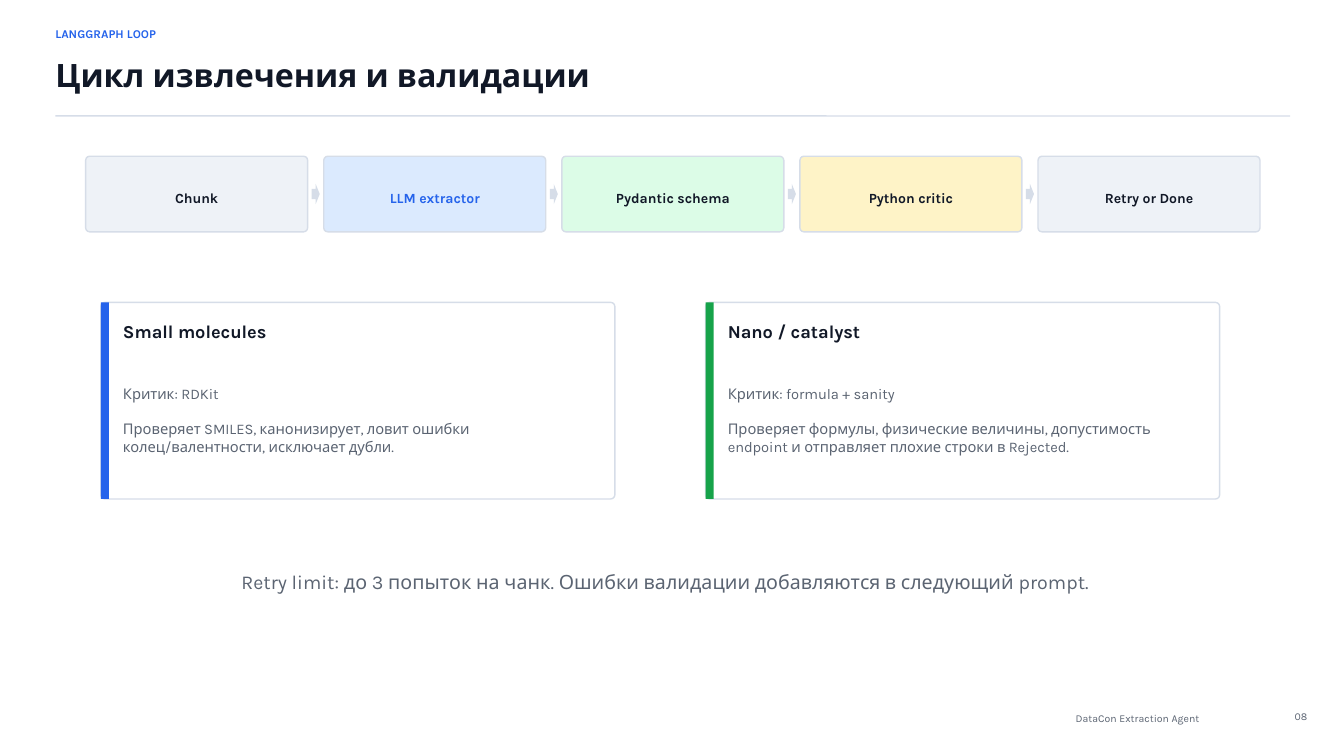
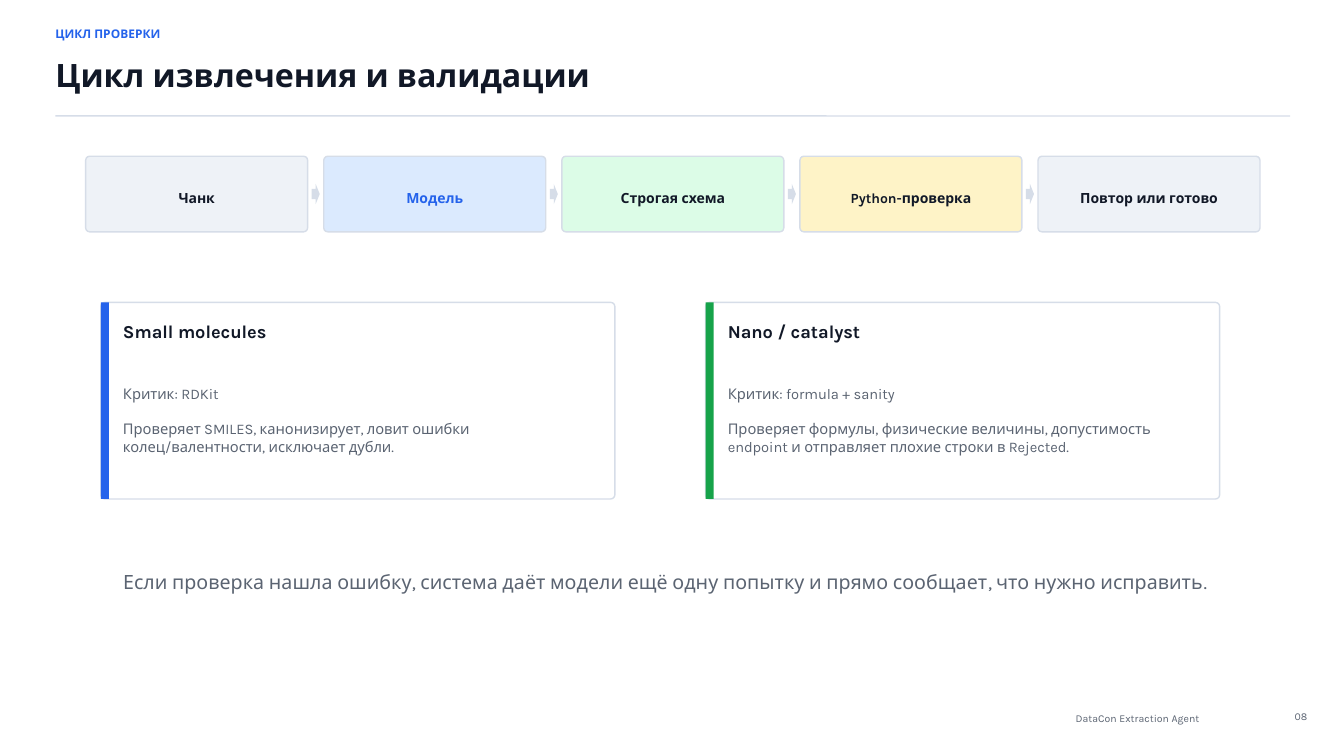
Before and after one commit to Aillight/DATACON-Million-miles-of-SMILES, a slide deck: slide 8 of presentation/DataCon_Extraction_Agent_Presentation.pptx. Drawn at 1344x756 pixels with LibreOffice and Linux fonts; fonts in the diff are those of the drawing. Boxes give left, top, right and bottom in pixels: in the first picture for what was removed or moved away, otherwise in the second. Text is boxed around its words. In the diff, an @@ line names an element or a change of style, - is before the commit and + after.

```diff
--- a/presentation/DataCon_Extraction_Agent_Presentation.pptx
+++ b/presentation/DataCon_Extraction_Agent_Presentation.pptx
@@ text at bbox=[55, 29, 160, 41]: text changed @@
-LANGGRAPH LOOP
+ЦИКЛ ПРОВЕРКИ
@@ text at bbox=[179, 193, 215, 203]: text changed @@
-Chunk
+Чанк
@@ text at bbox=[406, 193, 463, 206]: text changed @@
-LLM extractor
+Модель
@@ text at bbox=[621, 193, 725, 207]: text changed @@
-Pydantic schema
+Строгая схема
@@ text at bbox=[851, 193, 972, 207]: text changed @@
-Python critic
+Python-проверка
@@ text at bbox=[1080, 193, 1218, 207]: text changed @@
-Retry or Done
+Повтор или готово
@@ text at bbox=[123, 574, 1202, 594]: text changed @@
-Retry limit: до 3 попыток на чанк. Ошибки валидации добавляются в следующий prompt.
+Если проверка нашла ошибку, система даёт модели ещё одну попытку и прямо сообщает, что нужно исправить.
```
Also in this commit, not shown: 19 other slides changed, 1 other file.
